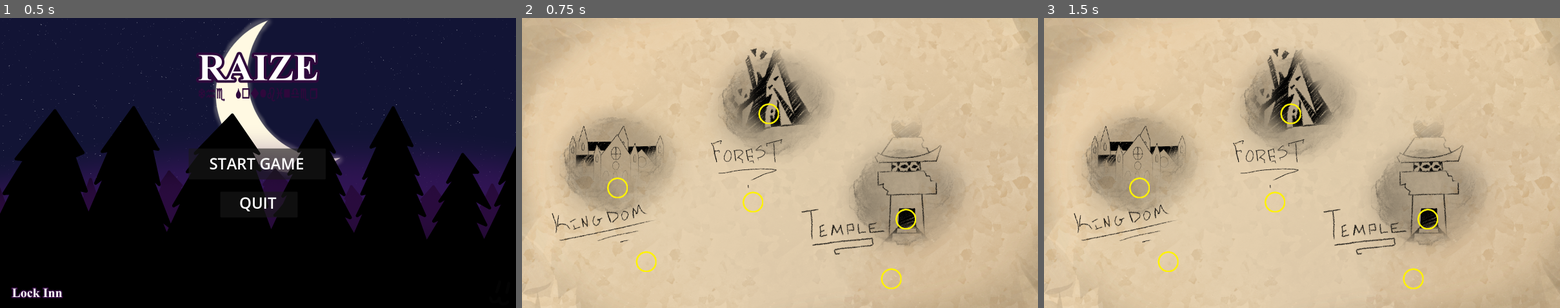
Above: before the commit, frames 1-3 (left to right).
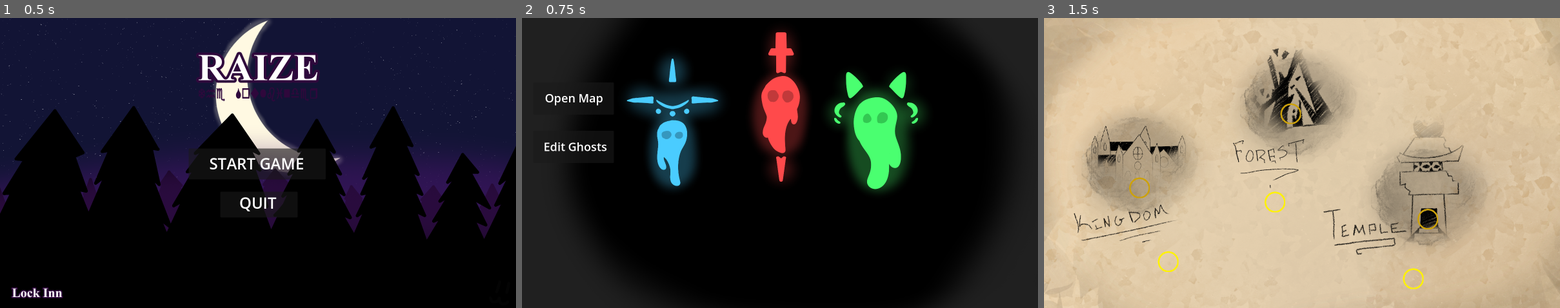
Above: after the commit, the same moments.

Repository: ParkerDavisGit/odu-jam-lock-inn-s25
Game: Godot game, scene res://scenes/Root.tscn
Two runs of this game, one before a commit and one after it. Both use one fixed random seed, a clock stepped at 60 frames per second and the inputs below.
Inputs:
- Up to frame 1 (0.5 s): no input
- Up to frame 2 (0.75 s): click "START GAME" at 0.5 s
- Up to frame 3 (1.5 s): click "Open Map" at 1.25 s

Frame 1 is identical in both runs. In frame 2, 100% of the frame differs, in the area x 0-100%, y 0-100%; in frame 3, 0.2%.

Commit message:
create future array-map replacement

Diff:
--- /dev/null
+++ b/scenes/TacticalSimulator/tile_grid.tscn
@@ -0,0 +1,6 @@
+[gd_scene load_steps=2 format=3 uid="uid://cc6d7ku2p0bbe"]
+
+[ext_resource type="Script" path="res://scripts/other_objects/tile_grid.gd" id="1_wmkbs"]
+
+[node name="TileGrid" type="Node2D"]
+script = ExtResource("1_wmkbs")
--- a/scenes/controllers/audio_controller.tscn
+++ b/scenes/controllers/audio_controller.tscn
@@ -6,7 +6,7 @@
 script = ExtResource("1_x18x2")
 
 [node name="MusicPlayer" type="AudioStreamPlayer" parent="."]
-volume_db = -6.38
+volume_db = -80.0
 
 [node name="SoundEffects" type="AudioStreamPlayer" parent="."]
-volume_db = -6.559
+volume_db = -80.0
--- a/scenes/controllers/hub_controller.tscn
+++ b/scenes/controllers/hub_controller.tscn
@@ -107,6 +107,7 @@
 offset_bottom = 450.0
 
 [node name="Label" type="Label" parent="GhostEditor"]
+layout_mode = 0
 offset_left = 32.0
 offset_top = 24.0
 offset_right = 228.0
--- a/scenes/controllers/tactical_manager.tscn
+++ b/scenes/controllers/tactical_manager.tscn
@@ -298,6 +298,7 @@
 
 [node name="TextureRect3" type="TextureRect" parent="TacticalUiController"]
 z_index = -3
+layout_mode = 0
 offset_right = 2670.0
 offset_bottom = 1512.0
 scale = Vector2(0.6, 0.6)
--- a/scenes/controllers/ui_controller.tscn
+++ b/scenes/controllers/ui_controller.tscn
@@ -29,6 +29,7 @@
 layout_mode = 1
 
 [node name="Map" type="Control" parent="."]
+visible = false
 layout_mode = 3
 anchors_preset = 0
 offset_right = 40.0
--- a/scripts/controllers/hub_controller.gd
+++ b/scripts/controllers/hub_controller.gd
@@ -29,6 +29,7 @@
 	text_box = camera.get_child(0)
 	loadHubData()
 
+	Flags.intro_monologue = true
 	if !Flags.intro_monologue:
 		loadDialogue("intro_monologue", "???")
 	Flags.intro_monologue = true
--- a/scripts/other_objects/array_map.gd
+++ b/scripts/other_objects/array_map.gd
@@ -3,9 +3,11 @@
 class_name ArrayMap
 
 const array_map = preload("res://scenes/TacticalSimulator/array_map.tscn")
+const tile_grid = preload("res://scenes/TacticalSimulator/tile_grid.tscn")
 const MAPTILE = preload("res://scenes/TacticalSimulator/tile.tscn")
 
 var the_map
+var the_grid
 var width: int
 var height: int
 
@@ -19,6 +21,8 @@
 	var map_data = readMapData(level_name)
 	var char_data = readCharData(level_name)
 
+	new_map.the_grid = tile_grid.instantiate().create(new_width, new_height, level_name, cc)
+
 	new_map.width = new_width
 	new_map.height = new_height
 
@@ -30,6 +34,8 @@
 
 	new_map.resetMap(map_data)
 	populateMap(new_map, char_data, cc)
+
+	new_map.the_grid.dbg()
 
 	return new_map
 
@@ -113,6 +119,7 @@
 			temp_tile.name = "(%s, %s)" % [str(x), str(y)]
 			add_child(temp_tile)
 			the_map.append(temp_tile)
+			the_grid.set_at(x, y, temp_tile)
 
 func clearHighlights():
 	for tile in the_map:
@@ -569,8 +576,8 @@
 				if closest_d > 9999:
 					continue
 
-				the_map[width*enemy.y+enemy.x].removeOccupant()
-				the_map[width*closest_y+closest_x].setOccupant(enemy)
+				the_grid.tile_get(enemy.x, enemy.y).removeOccupant()
+				the_grid.tile_get(closest_x, closest_y).setOccupant(enemy)
 
 				continue
 
@@ -597,21 +604,13 @@
 			if closest_d > 9999:
 				continue
 
-			the_map[width*enemy.y+enemy.x].removeOccupant()
-			the_map[width*closest_y+closest_x].setOccupant(enemy)
+			the_grid.tile_get(enemy.x, enemy.y).removeOccupant()
+			the_grid.tile_get(closest_x, closest_y).setOccupant(enemy)
 
 			continue
 
-		#for idxy in range(height):
-		#	var s = ""
-		#	for idxx in range(width):
-		#		var c = str(heat_map[width*idxy+idxx])
-		#		s = s + c + " "
-		#	print(s)
-
-		#print(str(enemy.x) + ", " + str(enemy.y) + " - " + str(minimum_space[1]) + ", " + str(minimum_space[2]))
-		the_map[width*enemy.y+enemy.x].removeOccupant()
-		the_map[width*coords_to_test[smallest_idx*2+1]+coords_to_test[smallest_idx*2]].setOccupant(enemy)
+		the_grid.tile_get(enemy.x, enemy.y).removeOccupant()
+		the_grid.tile_get(coords_to_test[smallest_idx*2], coords_to_test[smallest_idx*2+1]).setOccupant(enemy)
 
 	phase = "attack"
 
--- /dev/null
+++ b/scripts/other_objects/tile_grid.gd
@@ -0,0 +1,44 @@
+extends Node
+
+var the_grid
+var width: int
+var height: int
+
+var players: Array
+var enemies: Array
+
+var character_controller
+
+func create(new_width: int, new_height: int, level_name: String, cc):
+	self.width = new_width
+	self.height = new_height
+
+	the_grid = []
+	for y in range(new_height):
+		var temp = []
+		for x in range(new_width):
+			temp.append(null)
+		the_grid.append(temp)
+
+
+	return self
+
+func tile_get(x: int, y: int):
+	return the_grid[y][x]
+
+
+func set_at(x: int, y: int, tile: MapTile):
+	the_grid[y][x] = tile
+
+
+
+func dbg():
+	for y in range(self.height):
+		var s = ""
+		for x in range(self.width):
+			if the_grid[y][x].unmoveable:
+				s = s + " X "
+			else:
+				s = s + "   "
+
+		print(s)
Not shown, changed: data/level_data/guard_level_1_char.txt
Not shown, added: scenes/TacticalSimulator/til47E9.tmp
Not shown, added: scenes/TacticalSimulator/til984E.tmp
Not shown, added: scenes/TacticalSimulator/tilE683.tmp
